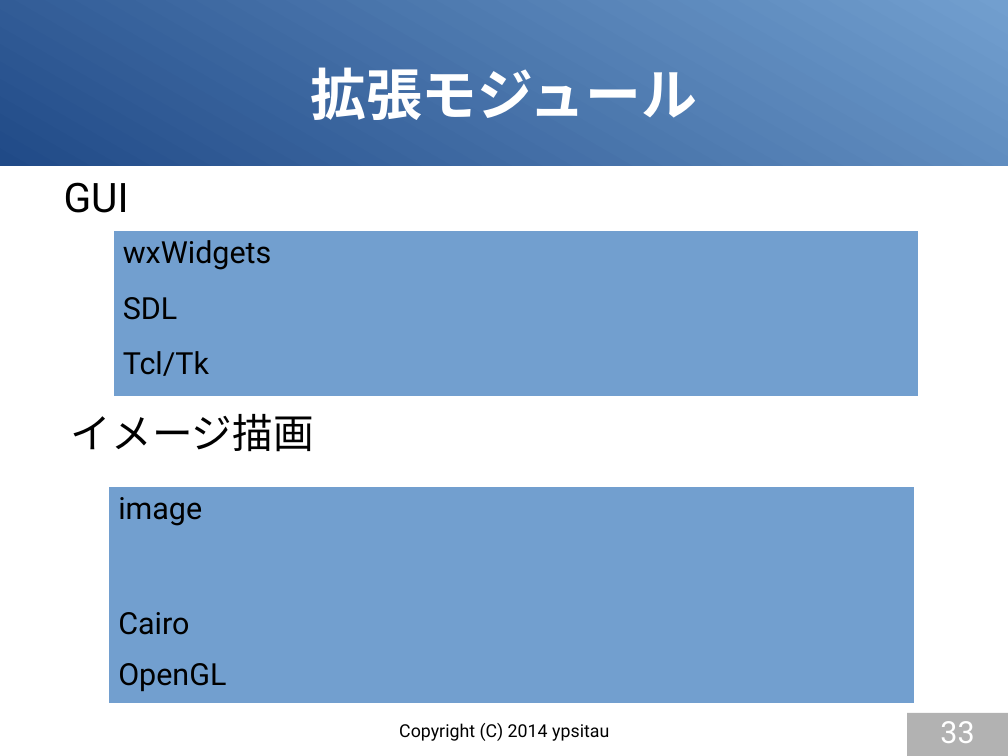
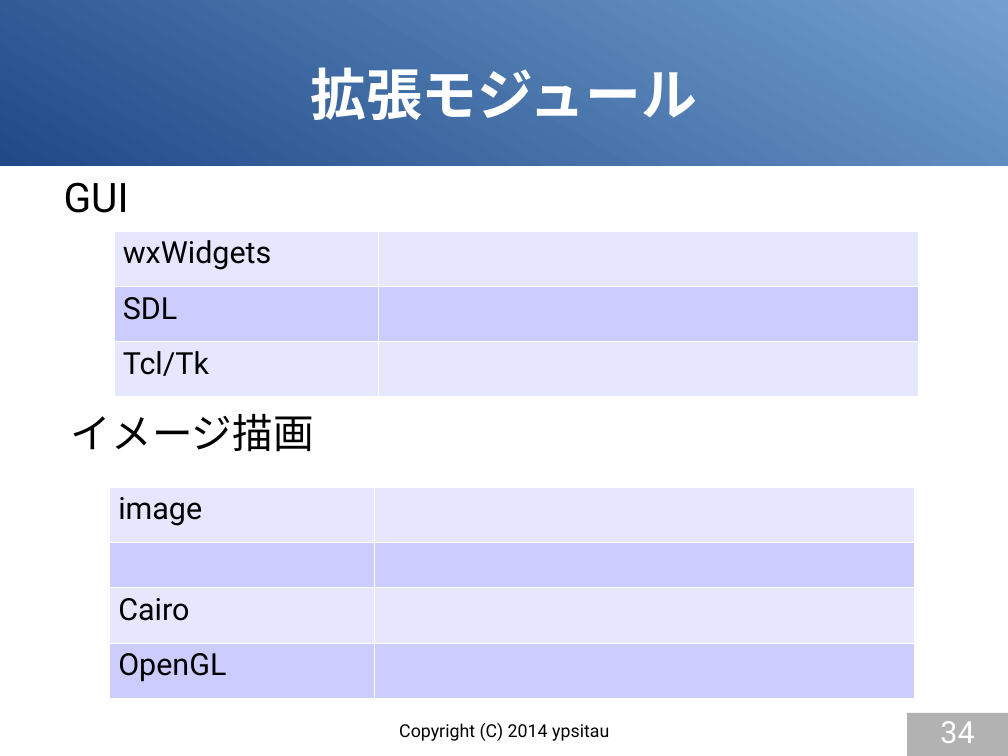
Before and after one commit to gura-lang/gura-doc, a slide deck: slide 34 of presentation/gura-introduction.odp (slide 33 before the commit). Drawn at 1008x756 pixels with LibreOffice and Linux fonts; fonts in the diff are those of the drawing. Boxes give left, top, right and bottom in pixels: in the first picture for what was removed or moved away, otherwise in the second. Text is boxed around its words. In the diff, an @@ line names an element or a change of style, - is before the commit and + after.

```diff
--- a/presentation/gura-introduction.odp
+++ b/presentation/gura-introduction.odp
@@ table at <box>113,231,918,397</box> @@
@@ fill #729FCF to #E6E6FF in 4 cells @@
@@ fill #729FCF to #CCCCFF in row 2 @@
@@ borders changed @@
@@ table at <box>110,487,915,695</box> @@
@@ fill #729FCF to #E6E6FF in 4 cells @@
@@ fill #729FCF to #CCCCFF in 4 cells @@
@@ borders changed @@
@@ page number at <box>940,721,974,743</box>: text changed @@
-33
+34
```
Also in this commit, not shown: 7 other slides changed, 1 slide added.
